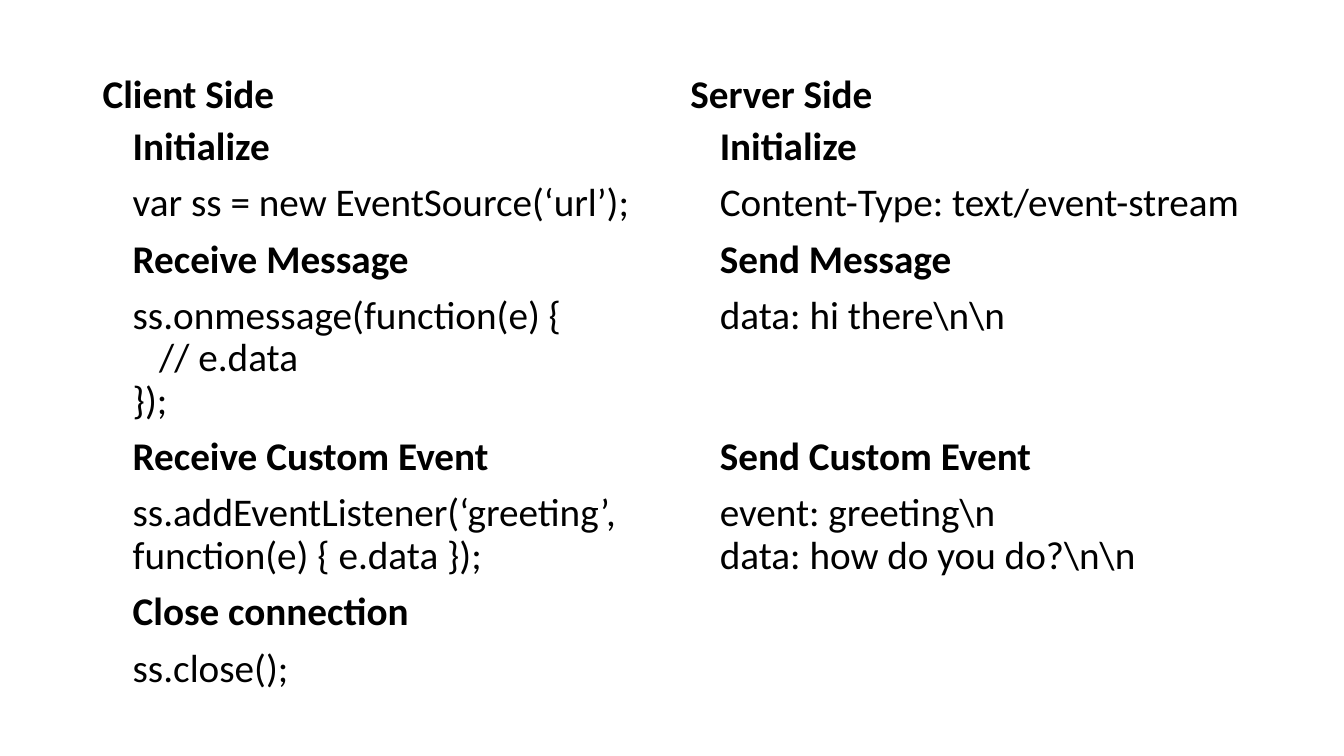
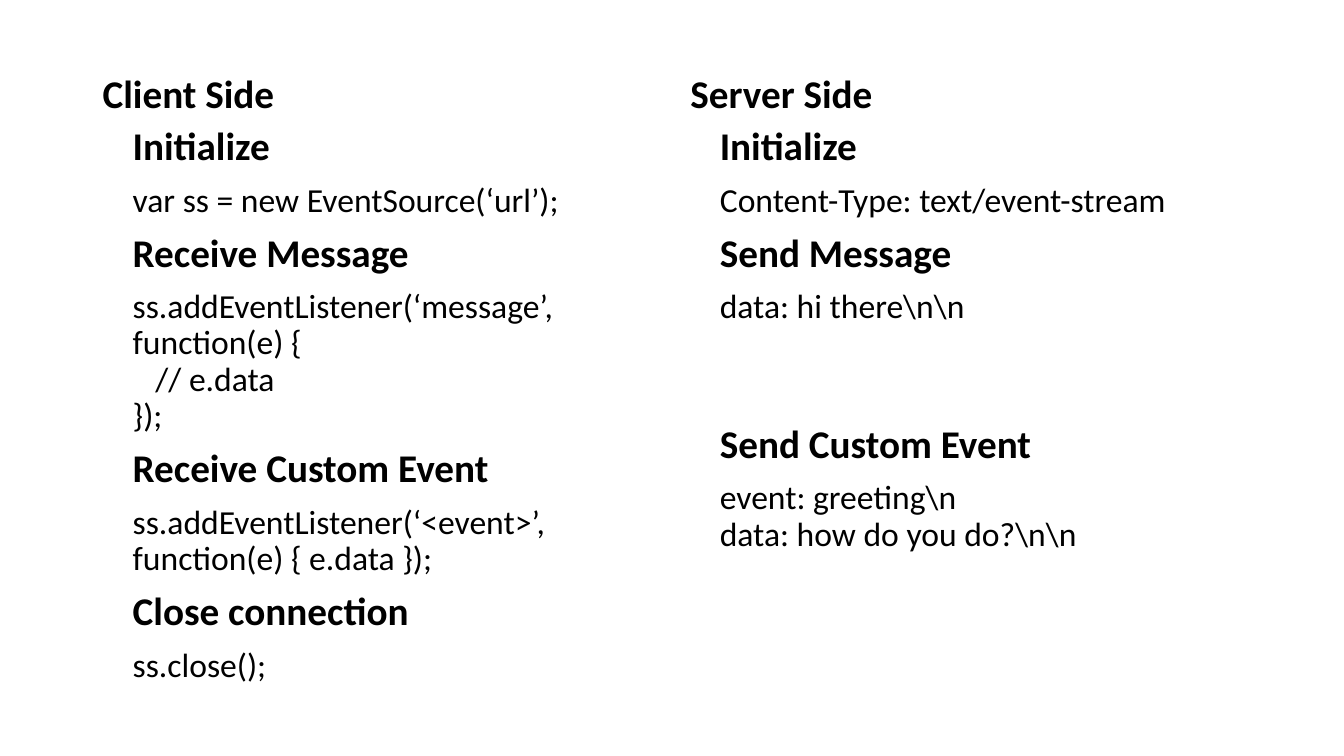
Before and after one commit to maowmaow/html-lab, a slide deck: slide 61 of HTML5.pptx (slide 55 before the commit). Drawn at 1344x756 pixels with LibreOffice and Linux fonts; fonts in the diff are those of the drawing. Boxes give left, top, right and bottom in pixels: in the first picture for what was removed or moved away, otherwise in the second. Text is boxed around its words. In the diff, an @@ line names an element or a change of style, - is before the commit and + after.

```diff
--- a/HTML5.pptx
+++ b/HTML5.pptx
@@ text at [133, 187, 559, 682]: size 28 to 24 pt in "var ss = new EventSource(‘url’);", "ss.close();" @@
@@ text at [720, 188, 1165, 552]: size 28 to 24 pt in "Content-Type: text/event-stream", "data: hi there\n\n", "event: greeting\n data: how do you do?\n\n" @@
@@ text at [133, 293, 553, 392]: text changed; size 28 to 24 pt @@
-ss.onmessage(function(e) {
-// e.data
-});
+ss.addEventListener(‘message’, function(e) {
+// e.data
+});
@@ text at [133, 509, 545, 575]: text changed; size 28 to 24 pt @@
-ss.addEventListener(‘greeting’, function(e) { e.data });
+ss.addEventListener(‘<event>’, function(e) { e.data });
```
Also in this commit, not shown: 7 other slides changed, 9 slides added, 2 slides removed, 20 other files.
